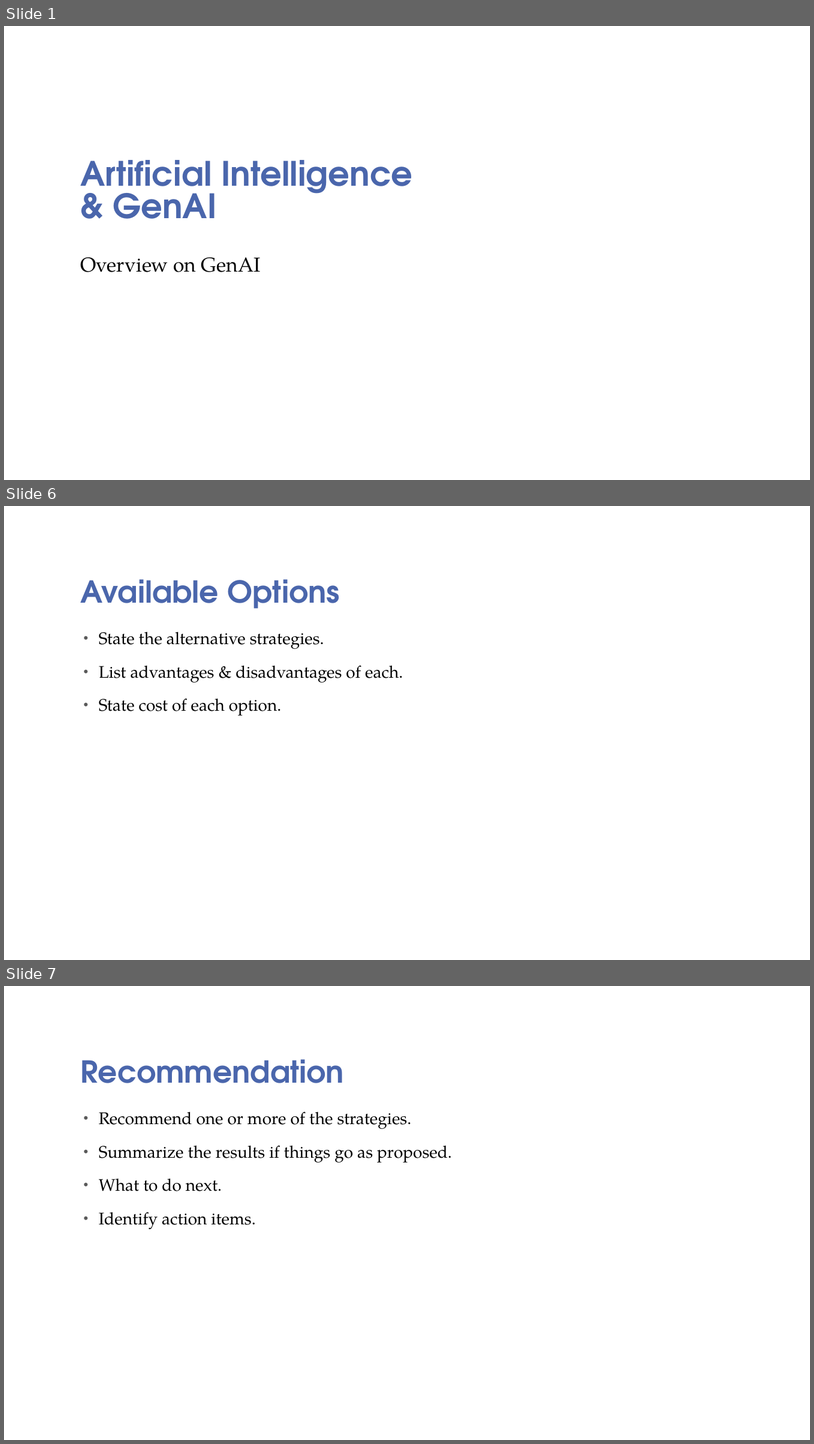
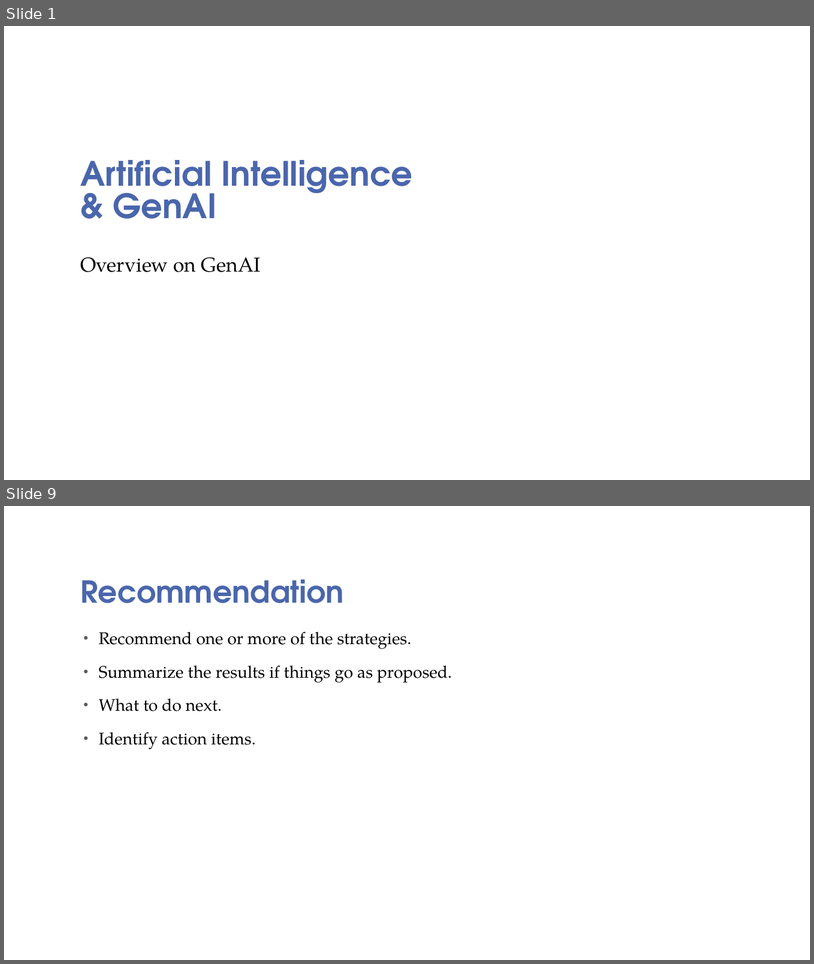
Before and after one commit to sswamyn/aiml_notes, a slide deck: AI_ML-GenAI-an-Overview-Q12024.pptx. Shown one above the other, each under a label of ours: slides 1, 6 and 7 before the commit, slides 1 and 9 after it; the slides between them are not shown. The pictures are 814x1444 and 814x964 pixels, drawn with LibreOffice and Linux fonts; fonts in the diff are those of the drawing; background and template pictures are left out. Boxes give left, top, right and bottom in pixels: in the first picture for what was removed or moved away, otherwise in the second. Text is boxed around its words. In the diff, an @@ line names an element or a change of style, - is before the commit and + after.

```diff
--- a/AI_ML-GenAI-an-Overview-Q12024.pptx
+++ b/AI_ML-GenAI-an-Overview-Q12024.pptx
@@ slide 6 removed at box(4, 506, 810, 960), background picture (left out) @@
@@ title removed at box(81, 579, 340, 609) @@
-Available Options
@@ text removed at box(99, 631, 403, 715) @@
-• State the alternative strategies.
-• List advantages & disadvantages of each.
-• State cost of each option.
@@ what was slide 7 is now slide 9 @@
```
Also in this commit, not shown: 2 slides changed, 8 slides added, 2 other slides removed, 4 other files.
